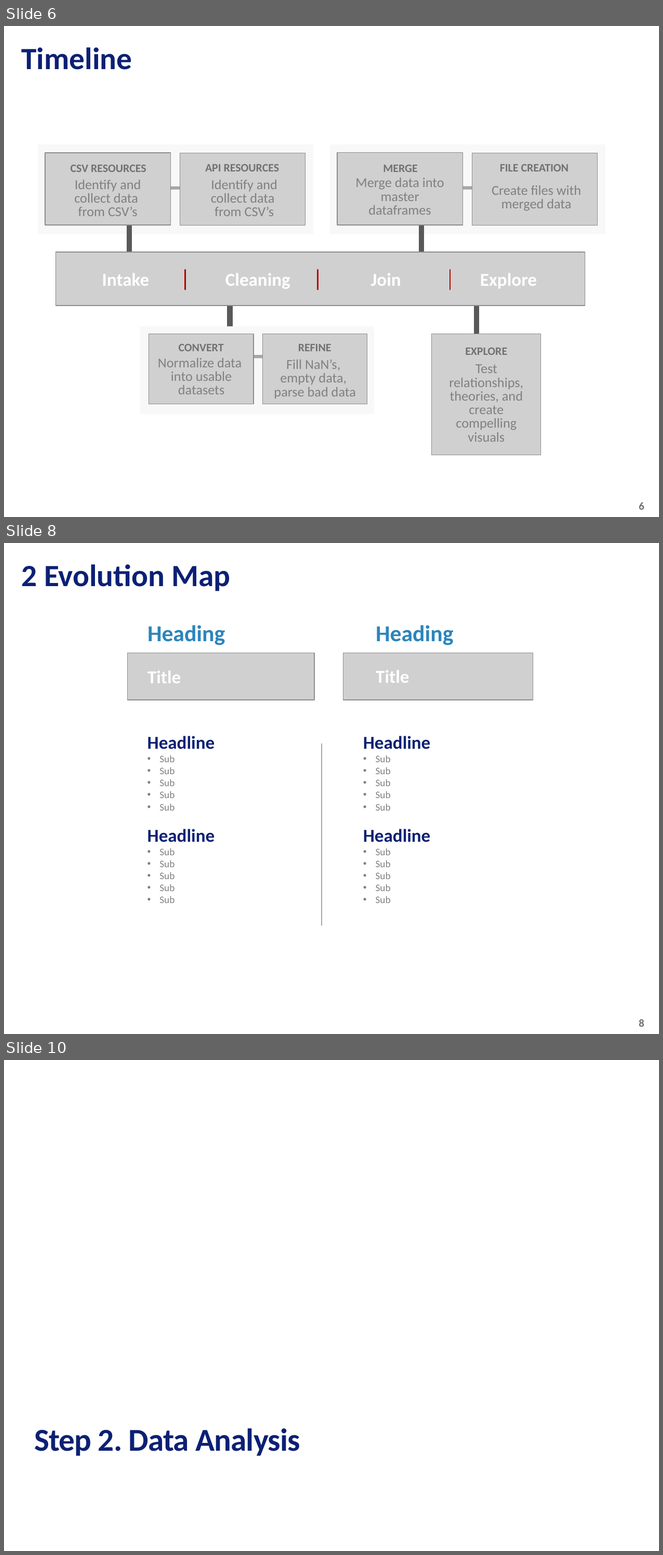
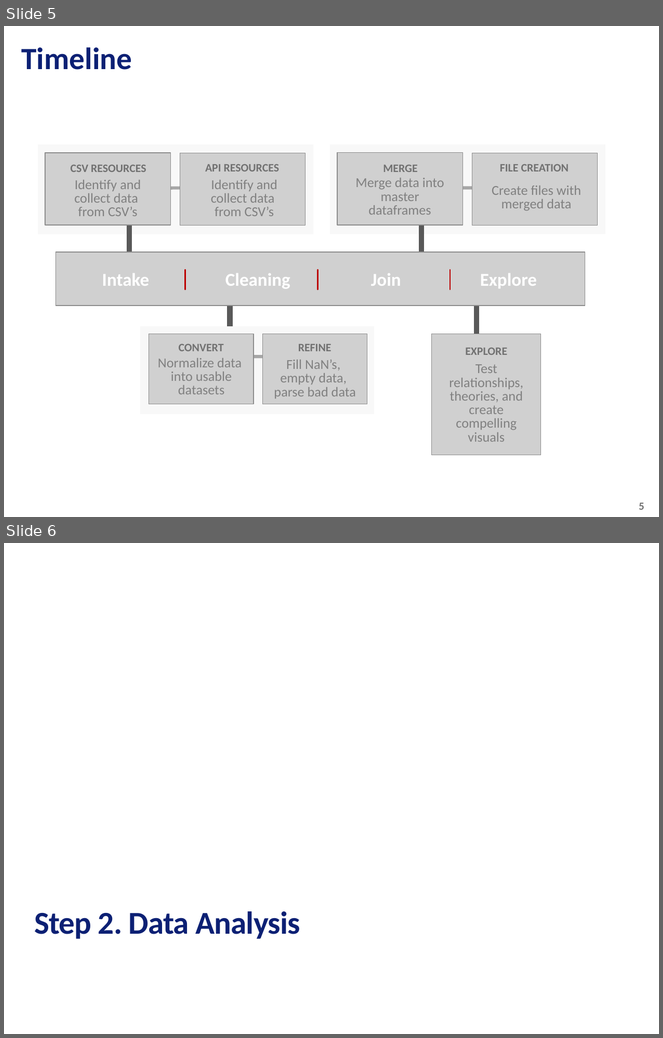
Before and after one commit to tiascott01/07_GroupProject1, a slide deck: Data Presentation.pptx. Shown one above the other, each under a label of ours: slides 6, 8 and 10 before the commit, slides 5 and 6 after it; the slides between them are not shown. The pictures are 663x1555 and 663x1038 pixels, drawn with LibreOffice and Linux fonts; fonts in the diff are those of the drawing; grey boxes stand for pictures; background and template pictures are left out. Boxes give left, top, right and bottom in pixels: in the first picture for what was removed or moved away, otherwise in the second. Text is boxed around its words. In the diff, an @@ line names an element or a change of style, - is before the commit and + after.

```diff
--- a/Data Presentation.pptx
+++ b/Data Presentation.pptx
@@ slide 8 removed at (4, 543, 659, 1034), background picture (left out); not listed: 1 template element that a slide beside it also shows @@
@@ title removed at (22, 564, 231, 591) @@
-2 Evolution Map
@@ text removed at (148, 625, 225, 645) @@
-Heading
@@ text removed at (376, 625, 453, 645) @@
-Heading
@@ picture removed at (127, 653, 314, 700) @@
@@ picture removed at (344, 653, 533, 700) @@
@@ text removed at (148, 671, 181, 683) @@
-Title
@@ text removed at (376, 670, 409, 683) @@
-Title
@@ line removed from (322, 744) to (322, 926) @@
@@ text removed at (148, 755, 215, 903) @@
-Headline
-• Sub
-• Sub
-• Sub
-• Sub
-• Sub
-Headline
-• Sub
-• Sub
-• Sub
-• Sub
-• Sub
@@ text removed at (363, 755, 430, 903) @@
-Headline
-• Sub
-• Sub
-• Sub
-• Sub
-• Sub
-Headline
-• Sub
-• Sub
-• Sub
-• Sub
-• Sub
@@ what was slide 6 is now slide 5 @@
@@ page number at (639, 503, 645, 510): text changed @@
-6
+5
@@ what was slide 10 is now slide 6 @@
```
Also in this commit, not shown: 1 slide changed, 12 slides added, 3 other slides removed.
